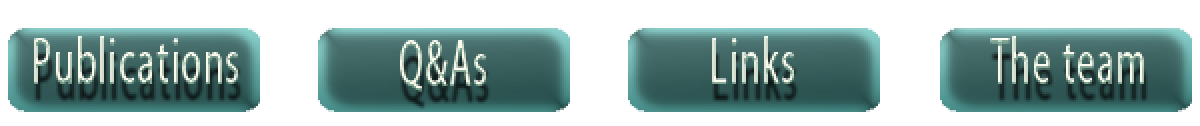
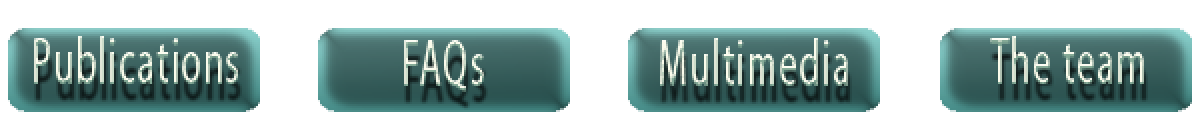
The second 1200×126 image is a revision of the first. Changes to its layers:
renamed "blue button text" to "multimedia", painted on it over [660, 36, 848, 86]
renamed "green button text" to "FAQs", painted on it over [400, 40, 486, 92]
